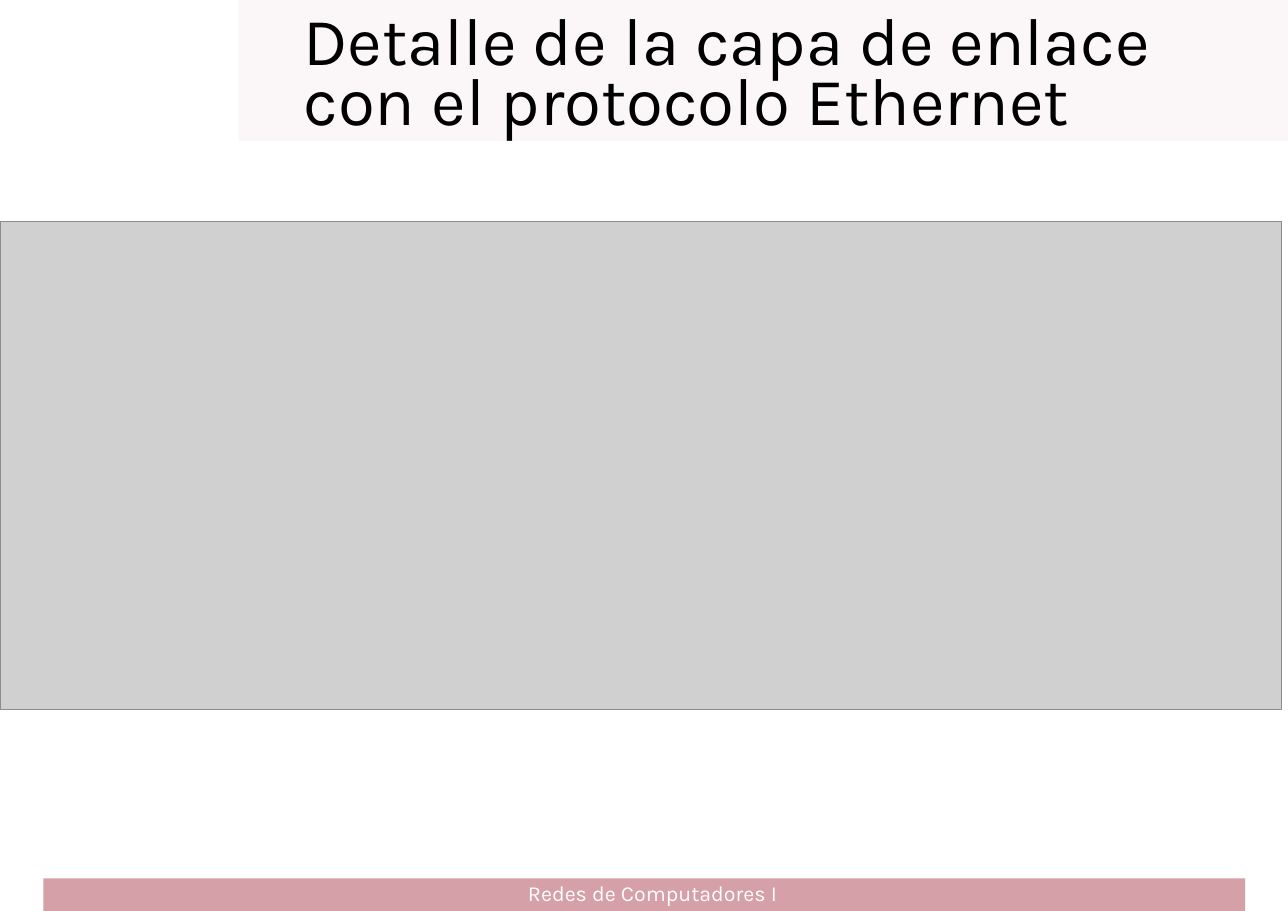
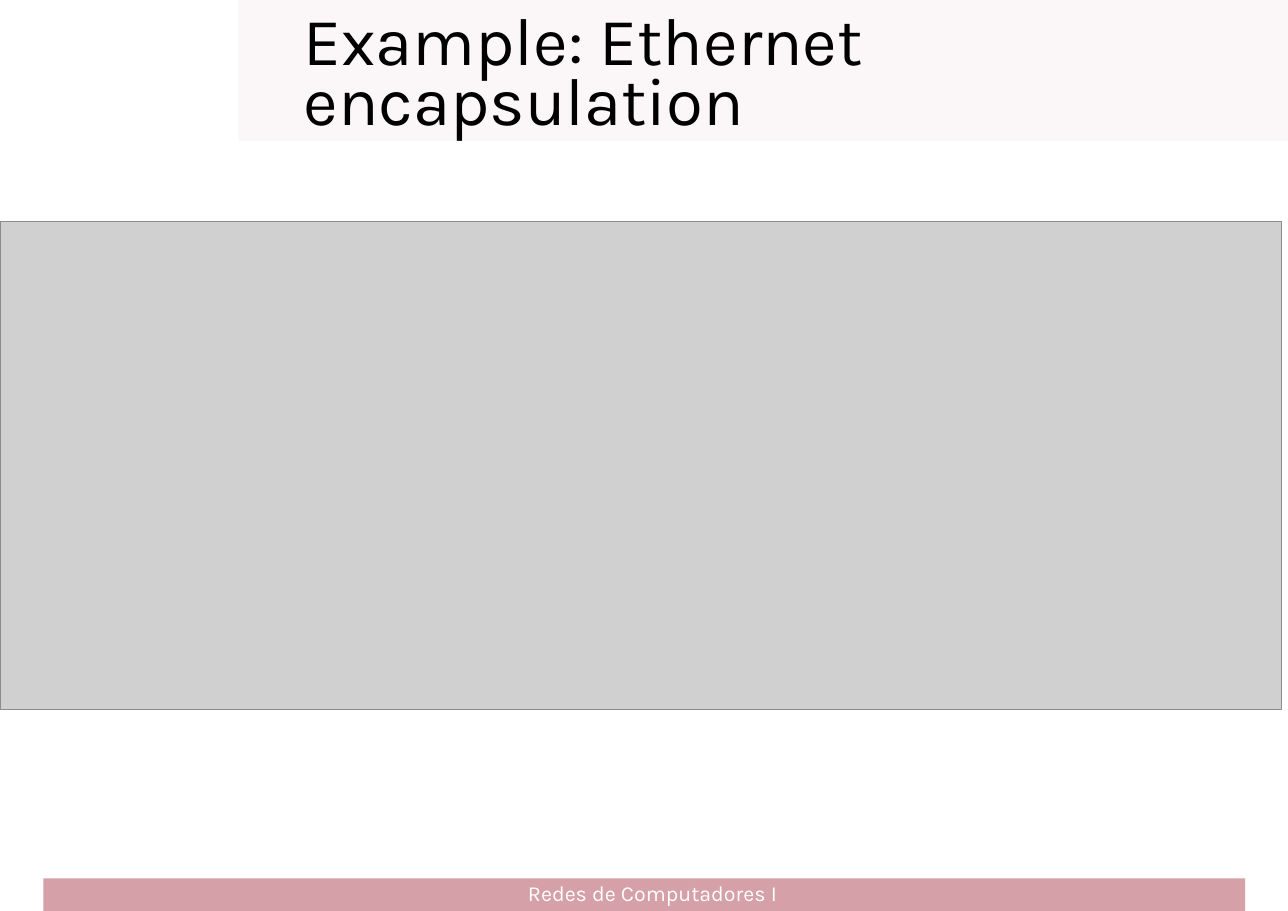
Before and after one commit to cletomartin/redes1, a slide deck: slide 38 of slides/architecture.odp. Drawn at 1288x911 pixels with LibreOffice and Linux fonts; fonts in the diff are those of the drawing; grey boxes stand for pictures; background and template pictures are left out. Boxes give left, top, right and bottom in pixels: in the first picture for what was removed or moved away, otherwise in the second. Text is boxed around its words. In the diff, an @@ line names an element or a change of style, - is before the commit and + after.

```diff
--- a/slides/architecture.odp
+++ b/slides/architecture.odp
@@ text at bbox=[303, 19, 863, 141]: text changed @@
-Detalle de la capa de enlace con el protocolo Ethernet
+Example: Ethernet encapsulation
```
Also in this commit, not shown: 9 other slides changed, 1 slide added, 1 other file.
